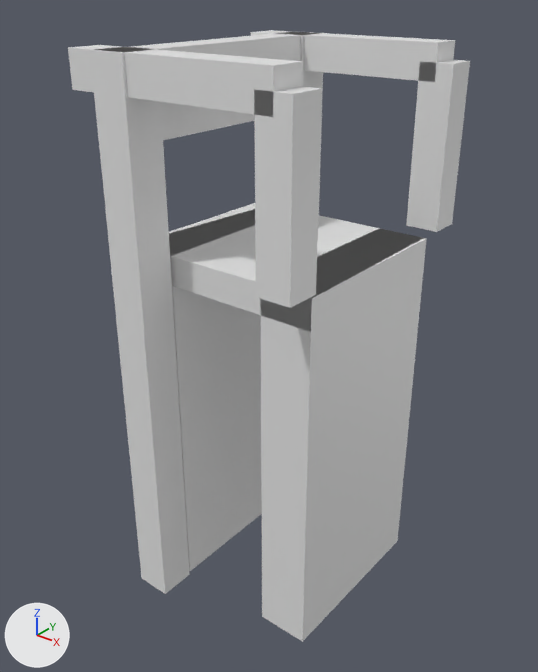
One commit to the glTF model models/helmond/helmond-brug-e4f543c9/helmond-brug-e4f543c9.glb: the scene before it, then after it.
Camera for both pictures: a 50 mm camera at (11.42, -14.77, 6.54) aimed at (-0.24, -0.19, -2.5). Arrows for +X, +Y and +Z are at lower left; the lights stay in place. The picture after the commit comes second.

In view in the first picture: 'building:balans', 'building:balans 2', 'building:contragewicht', 'building:hamei', 'building:hamei 2', 'building:hangstang', 'building:hangstang 2', 'building:portaal', 'road:dek', 'road:landhoofd (aangenomen)', 'road:landhoofd (aangenomen) 2'.
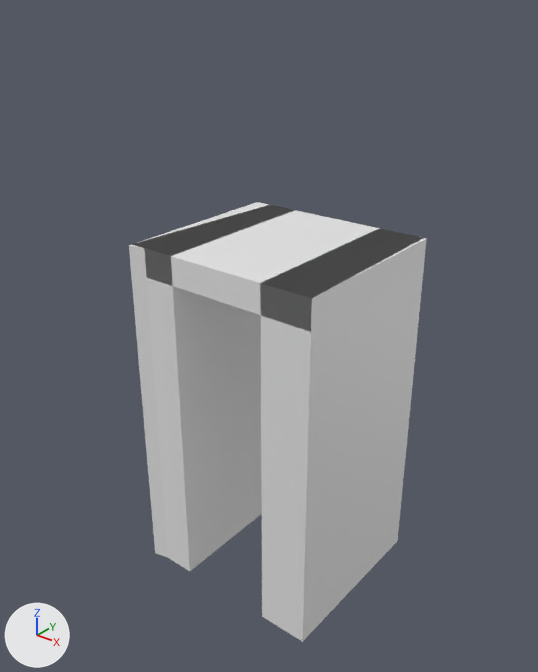
What the commit changed:
Object 'building:hamei' (ob_building_hamei) is deleted.
Object 'building:hamei 2' (ob_building_hamei_2) is deleted.
Object 'building:portaal' (ob_building_portaal) is deleted.
Object 'building:balans' (ob_building_balans) is deleted.
Object 'building:hangstang' (ob_building_hangstang) is deleted.
Object 'building:balans 2' (ob_building_balans_2) is deleted.
Object 'building:hangstang 2' (ob_building_hangstang_2) is deleted.
Object 'building:contragewicht' (ob_building_contragewicht) is deleted.

Boxes (x1, y1, x2, y2) around the edits, measured in the pictures (538 x 672 px):
'building:hamei 2', deleted: before (90, 47, 190, 594)
'building:hangstang 2', deleted: before (254, 86, 322, 308)
'building:balans 2', deleted: before (68, 45, 303, 117)
'building:hangstang', deleted: before (406, 60, 470, 232)
'building:balans', deleted: before (251, 30, 455, 82)
'building:portaal', deleted: before (113, 33, 303, 61)
'building:contragewicht', deleted: before (161, 102, 254, 140)
'building:hamei', deleted: before (272, 32, 323, 215)
